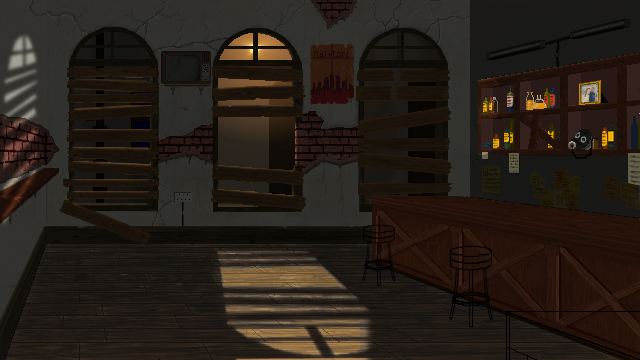
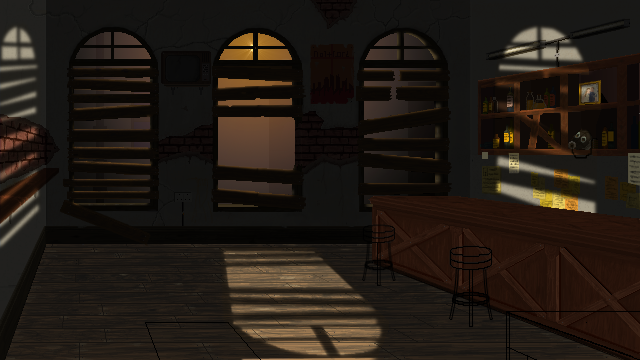
Layers edited between the first and the second 640px x 360px image:
"Shadow Left Wall": opacity 69% → 80%, painted on it over [0, 0, 46, 360]
"Shadow Mid Right Wall": opacity 69% → 88%, painted on it over [258, 0, 470, 244]
"Shadow Mid Left Wall": opacity 70% → 88%, painted on it over [46, 0, 258, 244]
"Shadow Right Wall": opacity 84% → 85%, painted on it over [478, 15, 640, 155]
painted on "Shadow Floor" over [202, 244, 385, 360]
added layer "inner cupboard" (78%) in group "Shadow Group" over [481, 63, 640, 150]
"cupboard shadow": opacity 58% → 64%, painted on it over [478, 52, 640, 186]
"Shadow under Cupboard": opacity 85% → 84%, painted on it over [470, 155, 640, 218]
"Orange Tint": opacity 100% → 11%, painted on it over [1, 10, 640, 360]
moved "flourescent light" out of group "Base layer" over [183, 18, 640, 215]
added group "Bar" with 2 layers above "Cupboard" over [368, 195, 640, 360]
moved "Shadow Bar" into group "Bar", painted on it over [369, 196, 640, 360]
moved "bar" into group "Bar", painted on it over [368, 195, 640, 360]
moved "Cupboard" out of group "Base layer", painted on it over [478, 53, 640, 156]
moved "shelf/bar" out of group "Base layer" over [0, 150, 80, 225]
moved "papers and shit" out of group "Base layer" over [482, 165, 640, 211]
moved "boards" out of group "Base layer", painted on it over [59, 26, 535, 246]
moved "Skirting" out of group "Base layer" over [0, 224, 395, 360]
moved "floorboard outline" out of group "Base layer" over [4, 244, 640, 360]
moved "floorboards" out of group "Base layer" over [0, 244, 625, 360]
moved "wall2" out of group "Base layer", painted on it over [0, 0, 640, 360]
moved "light flare" out of group "Base layer", painted on it over [0, 0, 640, 252]
moved "Outside Light Glow" out of group "Base layer", painted on it over [0, 0, 640, 360]
moved "back street" out of group "Base layer" over [0, 0, 640, 360]
…and 5 more changes (4 stack, 1 visibility)
